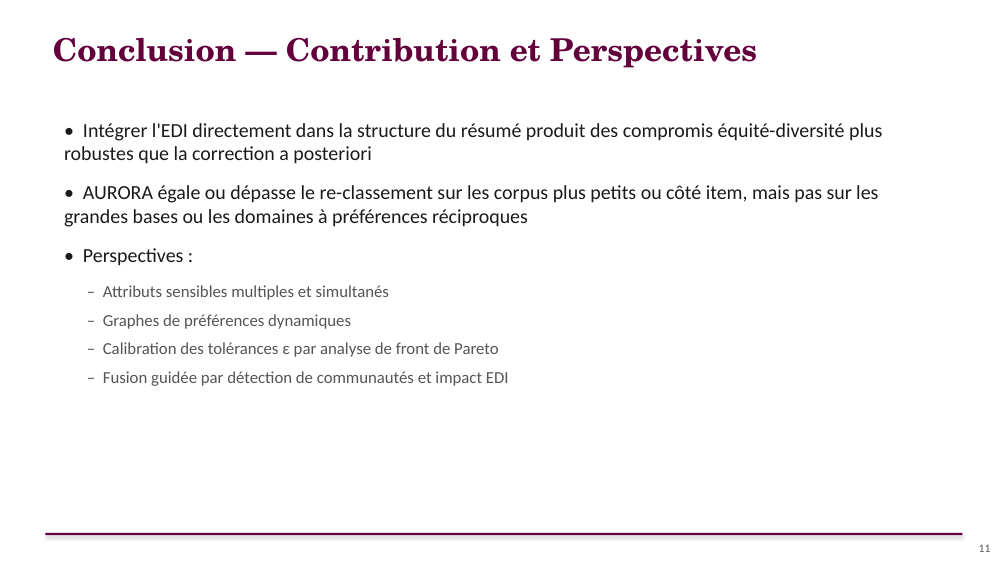
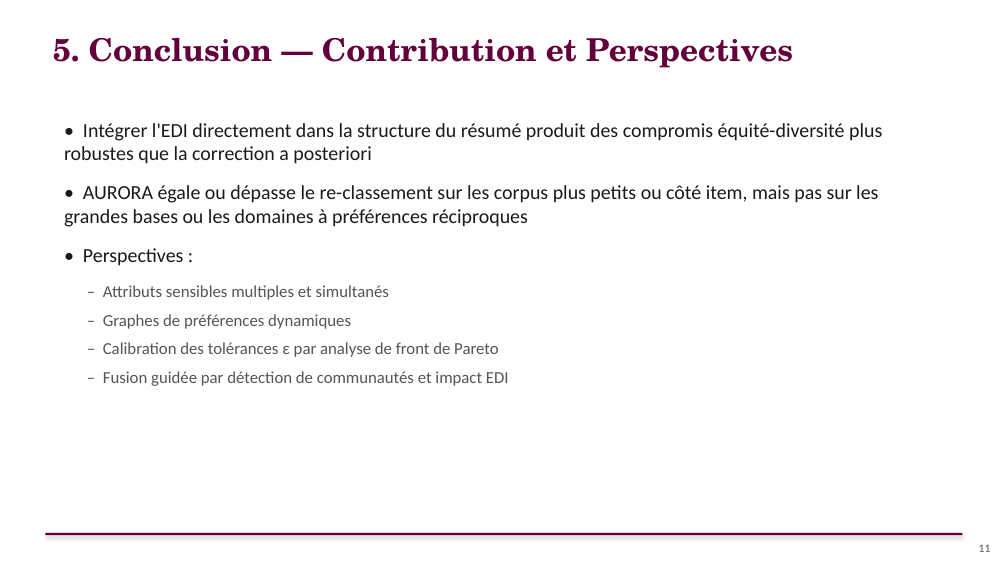
Before and after one commit to sitaacisse-boop/EDI, a slide deck: slide 11 of presentation/AURORA_Soutenance_FR.pptx. Drawn at 1008x567 pixels with LibreOffice and Linux fonts; fonts in the diff are those of the drawing. Boxes give left, top, right and bottom in pixels: in the first picture for what was removed or moved away, otherwise in the second. Text is boxed around its words. In the diff, an @@ line names an element or a change of style, - is before the commit and + after.

```diff
--- a/presentation/AURORA_Soutenance_FR.pptx
+++ b/presentation/AURORA_Soutenance_FR.pptx
@@ text at [53, 37, 793, 68]: text changed @@
-Conclusion — Contribution et Perspectives
+5. Conclusion — Contribution et Perspectives
```
Also in this commit, not shown: 8 other slides changed.
